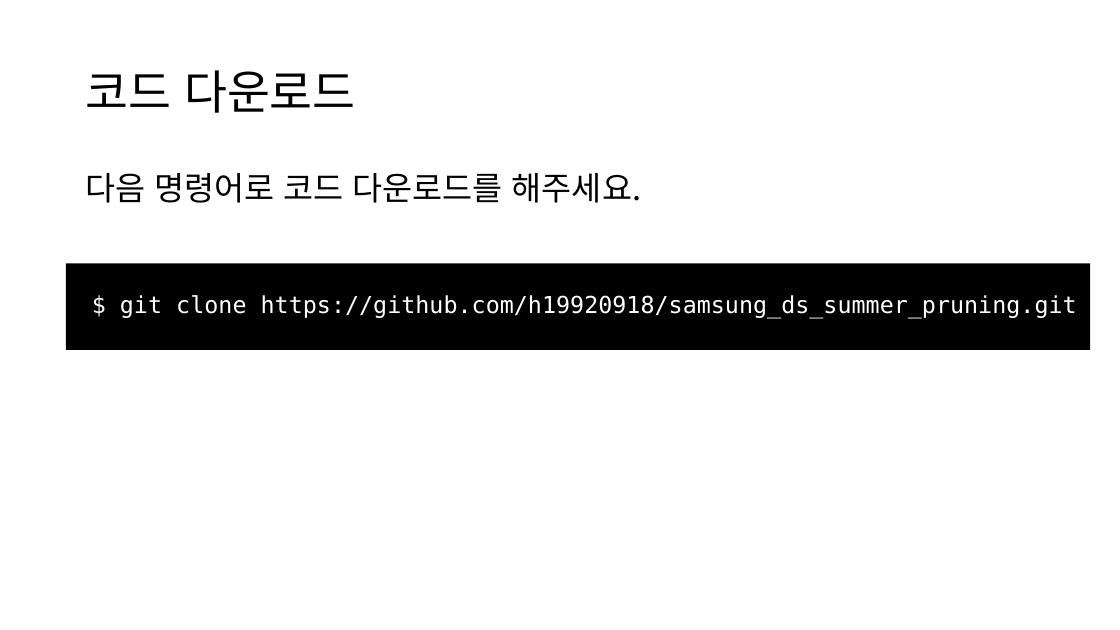
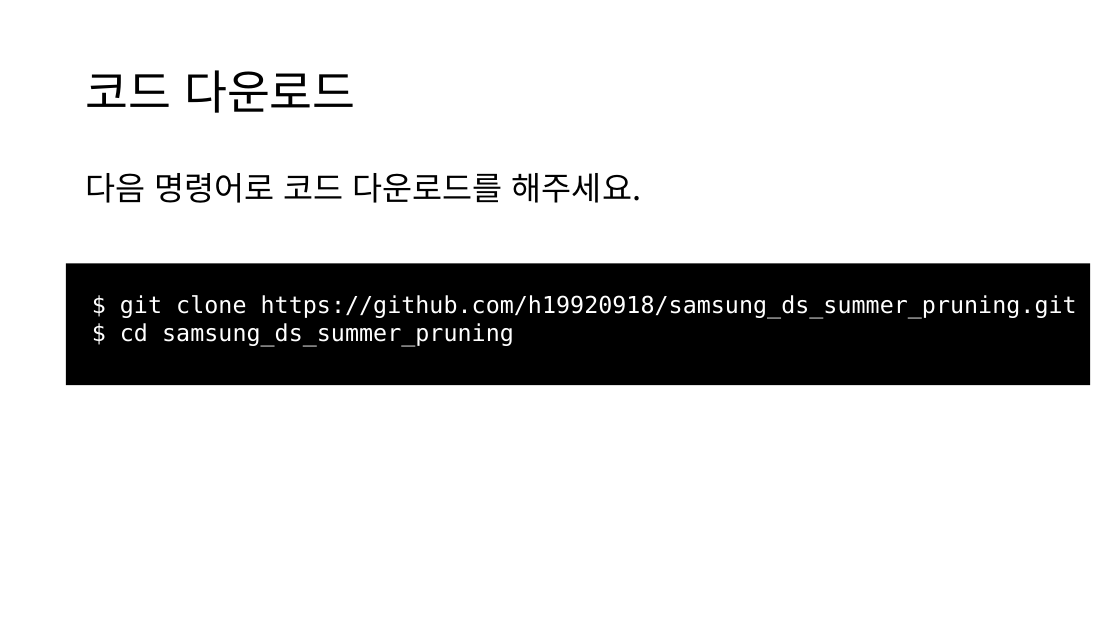
Before and after one commit to h19920918/samsung_ds_summer_pruning, a slide deck: slide 19 of samsung_ds_pruning.pptx. Drawn at 1120x630 pixels with LibreOffice and Linux fonts; fonts in the diff are those of the drawing. Boxes give left, top, right and bottom in pixels: in the first picture for what was removed or moved away, otherwise in the second. Text is boxed around its words. In the diff, an @@ line names an element or a change of style, - is before the commit and + after.

```diff
--- a/samsung_ds_pruning.pptx
+++ b/samsung_ds_pruning.pptx
@@ rectangle: place and size @@
-rectangle at bbox=[66, 264, 1090, 350]
+rectangle at bbox=[66, 264, 1090, 386]
@@ text at bbox=[120, 323, 514, 347]: paragraph added @@
+$ cd samsung_ds_summer_pruning
```
Also in this commit, not shown: 2 slides added, 1 other file.
